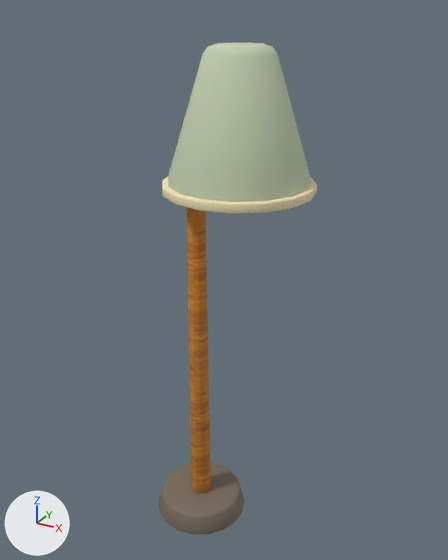
A saved change to the Blender file assets-source/blender/floor-lamp.blend.
Before and after are seen from a 50 mm lens placed at (0.884, -1.443, 1.593), pointed at (0.067, 0.042, 0.85). The axes (+X, +Y, +Z) are drawn at lower left. The lights are the same throughout. The picture after the commit comes second.

In view in the first picture: 'floor_lamp_bell_shade', 'floor_lamp_shade_rim', 'floor_lamp_weighted_base', 'floor_lamp_wood_pole'.
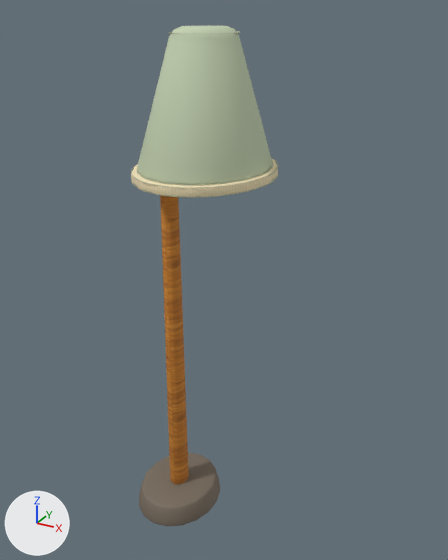
Where the newer file only moved an object's origin or applied its transform, the numbers keep the older frame.

What differs and where, as boxes (x1, y1, x2, y2) in the pictures (448 x 560 px):
'floor_lamp_bell_shade', moved, rescaled: before (168, 43, 311, 202); after (137, 26, 272, 185)
'floor_lamp_wood_pole', reshaped, moved (20% wider): before (187, 208, 211, 493); after (160, 195, 189, 484)
'floor_lamp_weighted_base', moved, rescaled: before (159, 463, 244, 534); after (139, 452, 220, 526)
'floor_lamp_shade_rim', moved, rescaled: before (162, 177, 317, 214); after (131, 159, 278, 197)
'lampshade_bound_hem', added: after (131, 31, 279, 198)

Diff of the bpy script that builds the scene:
```diff
--- a/assets-source/blender/floor-lamp.blend.py
+++ b/assets-source/blender/floor-lamp.blend.py
@@ me_cone_042 @@
-me_cone_042.from_pydata(...)  # 108 vertices, 92 faces; spans x -0.149..0.149, y -0.151..0.151, z -0.035..0.035
+me_cone_042.from_pydata(...)  # 108 vertices, 92 faces; spans x -0.225..0.047, y -0.164..0.164, z 0.0..0.072
+# me_cone_042 part 1: the whole mesh is scaled about its middle by (0.916, 1.09, 1.03), then moved by (-0.089, 0.0, 0.036)
 me_cone_042.materials.append(mat_aged_bronze)
@@ me_cone_043 @@
-me_cone_043.from_pydata(...)  # 140 vertices, 132 faces; spans x -0.033..0.033, y -0.034..0.034, z -0.535..0.535
+me_cone_043.from_pydata(...)  # 140 vertices, 132 faces; spans x -0.119..-0.059, y -0.037..0.037, z 0.072..1.168
+# me_cone_043 part 2: the whole mesh is multiplied about its middle by the matrix ((0.916, 0.0, 0.0), (0.0, 1.086, 0.0), (0.0, 0.0, 1.026)), then moved by (-0.089, 0.0, 0.62)
 me_cone_043.materials.append(mat_wood_honey_textured)
@@ me_cone_044 @@
-me_cone_044.from_pydata(...)  # 96 vertices, 82 faces; spans x -0.191..0.191, y -0.191..0.191, z -0.178..0.178
+me_cone_044.from_pydata(...)  # 96 vertices, 82 faces; spans x -0.14..0.209, y -0.207..0.207, z 1.184..1.55
+# me_cone_044 part 3: the whole mesh is scaled about its middle by (0.916, 1.09, 1.03), then moved by (0.035, 0.0, 1.367)
 me_cone_044.materials.append(mat_upholstery_textured)
@@ me_cone_045 @@
-me_cone_045.from_pydata(...)  # 96 vertices, 82 faces; spans x -0.207..0.207, y -0.207..0.207, z -0.013..0.013
+me_cone_045.from_pydata(...)  # 96 vertices, 82 faces; spans x -0.155..0.224, y -0.225..0.224, z 1.172..1.197
+# me_cone_045 part 4: the whole mesh is scaled about its middle by (0.916, 1.09, 1.03), then moved by (0.035, 0.0, 1.184)
 me_cone_045.materials.append(mat_linen_textured)
@@ ob_floor_lamp_weighted_base @@
 ob_floor_lamp_weighted_base = bpy.data.objects.new('floor_lamp_weighted_base', me_cone_042)
-ob_floor_lamp_weighted_base.location = (0.0, 0.0, 0.035)
+ob_floor_lamp_weighted_base.location = (0.0, 0.0, 0.0)
@@ ob_floor_lamp_wood_pole @@
 ob_floor_lamp_wood_pole = bpy.data.objects.new('floor_lamp_wood_pole', me_cone_043)
-ob_floor_lamp_wood_pole.location = (0.0, 0.0, 0.605)
+ob_floor_lamp_wood_pole.location = (0.0, 0.0, 0.0)
@@ ob_floor_lamp_bell_shade @@
 ob_floor_lamp_bell_shade = bpy.data.objects.new('floor_lamp_bell_shade', me_cone_044)
-ob_floor_lamp_bell_shade.location = (0.135, 0.0, 1.333)
+ob_floor_lamp_bell_shade.location = (0.0, 0.0, 0.0)
@@ ob_floor_lamp_shade_rim @@
 ob_floor_lamp_shade_rim = bpy.data.objects.new('floor_lamp_shade_rim', me_cone_045)
-ob_floor_lamp_shade_rim.location = (0.135, 0.0, 1.155)
+ob_floor_lamp_shade_rim.location = (0.0, 0.0, 0.0)
@@ ob_lampshade_bound_hem @@
+ob_lampshade_bound_hem = bpy.data.objects.new('lampshade_bound_hem', me_lampshade_bound_hem)  # 984 vertices, 968 faces; spans x -0.155..0.225, y -0.225..0.225, z 1.171..1.537; in mat_tailored_tone_on_tone_stitch (grey #b5ba9e)
+ob_lampshade_bound_hem.location = (0.0, 0.0, 0.0)
```
